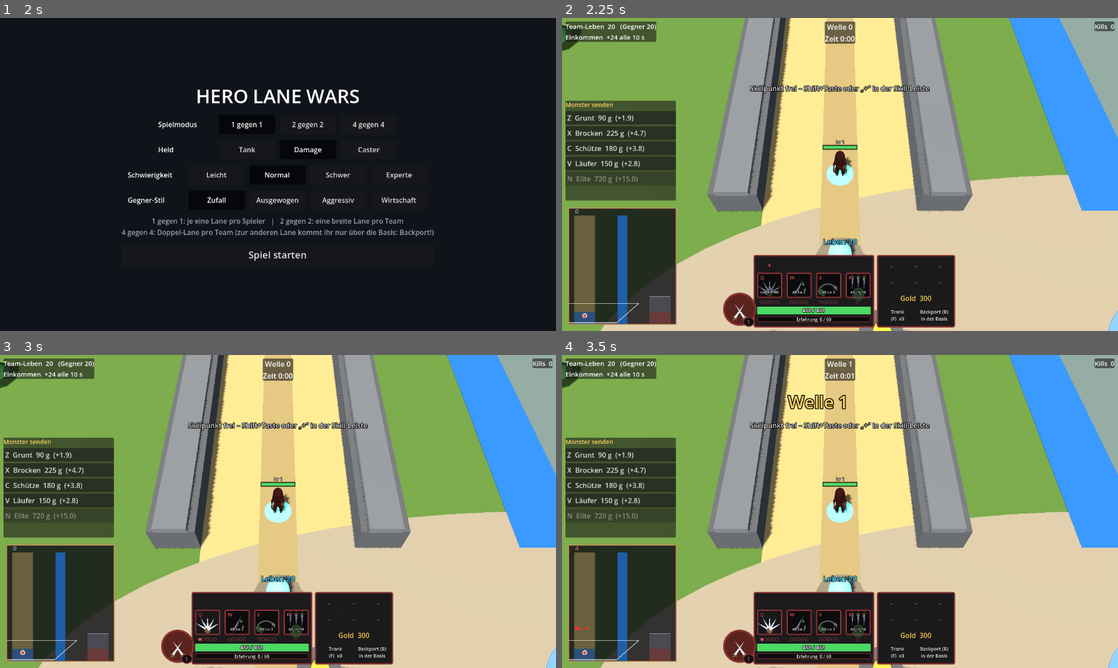
Above: before the commit, frames 1-4 (two rows, left to right).
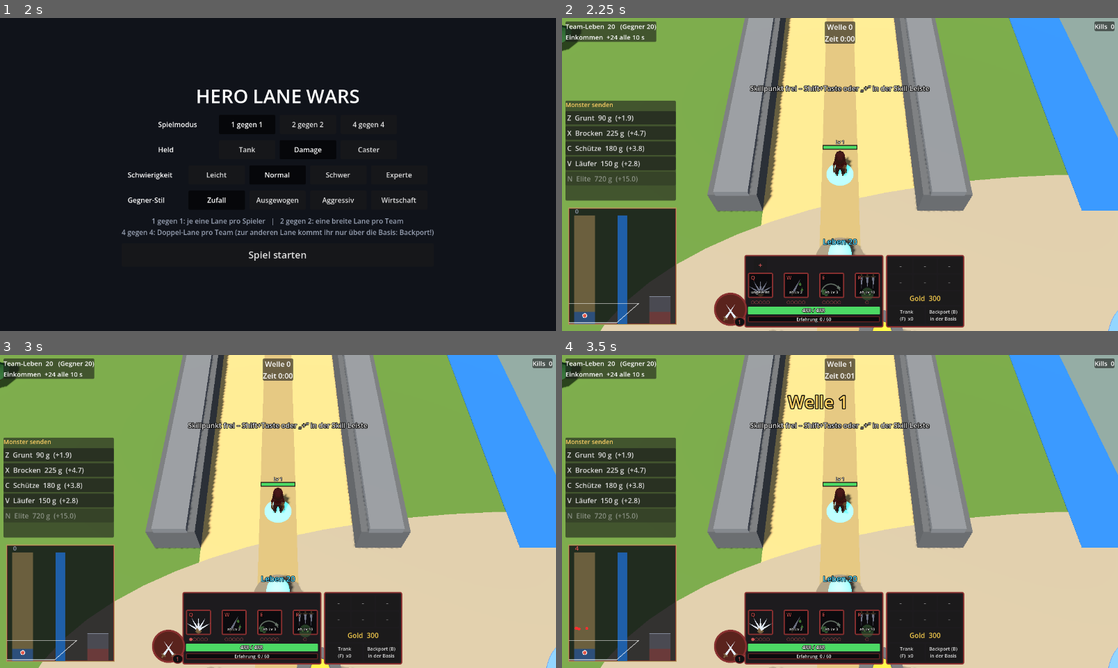
Above: after the commit, the same moments.

Repository: Tarux21/hero-lane-wars
Game: Godot game, scene res://scenes/main.tscn
Two runs of this game, one before a commit and one after it. Both use one fixed random seed, a clock stepped at 60 frames per second and the inputs below.
Inputs:
- Up to frame 1 (2 s): click "Normal" at 0.5 s; click "Normal" at 1.25 s
- Up to frame 2 (2.25 s): click "Spiel starten" at 2 s
- Up to frame 3 (3 s): click "+" at 2.75 s
- Up to frame 4 (3.5 s): no input

Frame 1 is identical in both runs. In frame 2, 2.8% of the frame differs, in the area x 27-73%, y 75-99%; in frame 3, 2.8%; in frame 4, 2.8%.

Commit message:
Leiste etwas breiter; Hinweis der Faehigkeiten erscheint wieder beim Darueberfahren (Feld schluckte die Maus)
Co-Authored-By: Claude Sonnet 5.5 <noreply@anthropic.com>

Diff:
--- a/godot/scripts/hud_stein.gd
+++ b/godot/scripts/hud_stein.gd
@@ -165,7 +165,7 @@
 
 func _skills_block() -> Control:
 	var hb := HBoxContainer.new()
-	hb.add_theme_constant_override("separation", 10)
+	hb.add_theme_constant_override("separation", 24)
 	hb.alignment = BoxContainer.ALIGNMENT_CENTER
 	slots.clear()
 	var keys := ["Q", "W", "E", "R"]
@@ -191,6 +191,7 @@
 		slot.add_theme_stylebox_override("panel", box(pal["inset"], pal["border"], 3, 3, 3))
 		var holder := Control.new()
 		holder.custom_minimum_size = Vector2(52, 52)
+		holder.mouse_filter = Control.MOUSE_FILTER_IGNORE            # sonst schluckt das Feld den Hinweis
 		slot.add_child(holder)
 		var ic := SkillIcon.new()
 		ic.kind = str(icon_kinds[str(g.hero["key"])][i])
